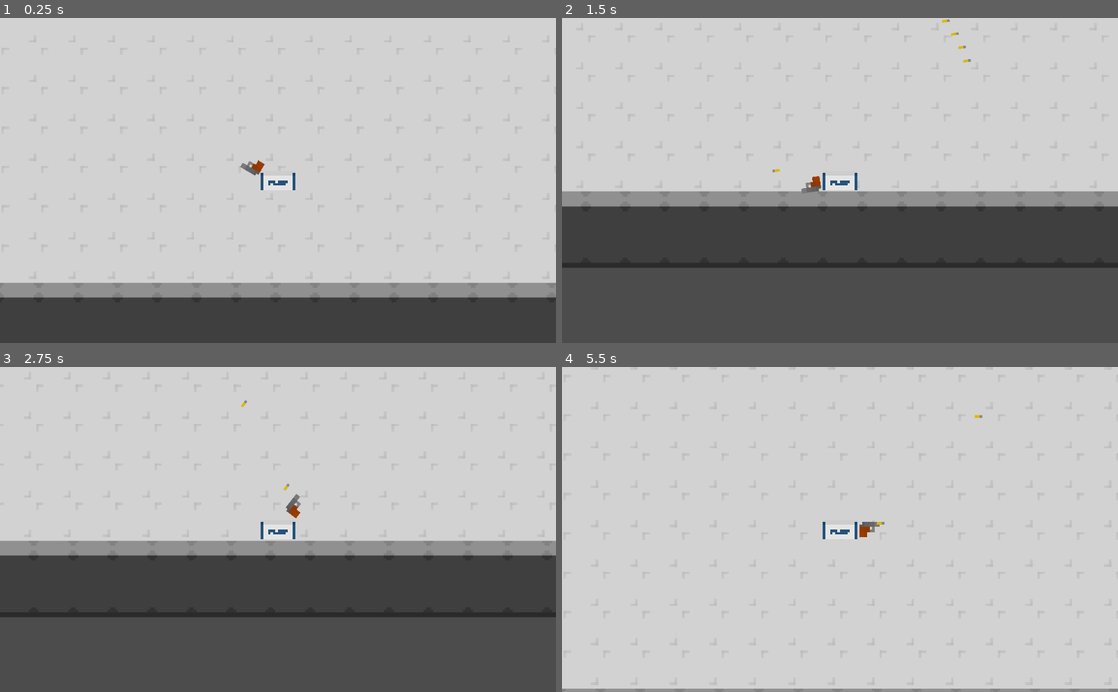
Above: before the commit, frames 1-4 (two rows, left to right).
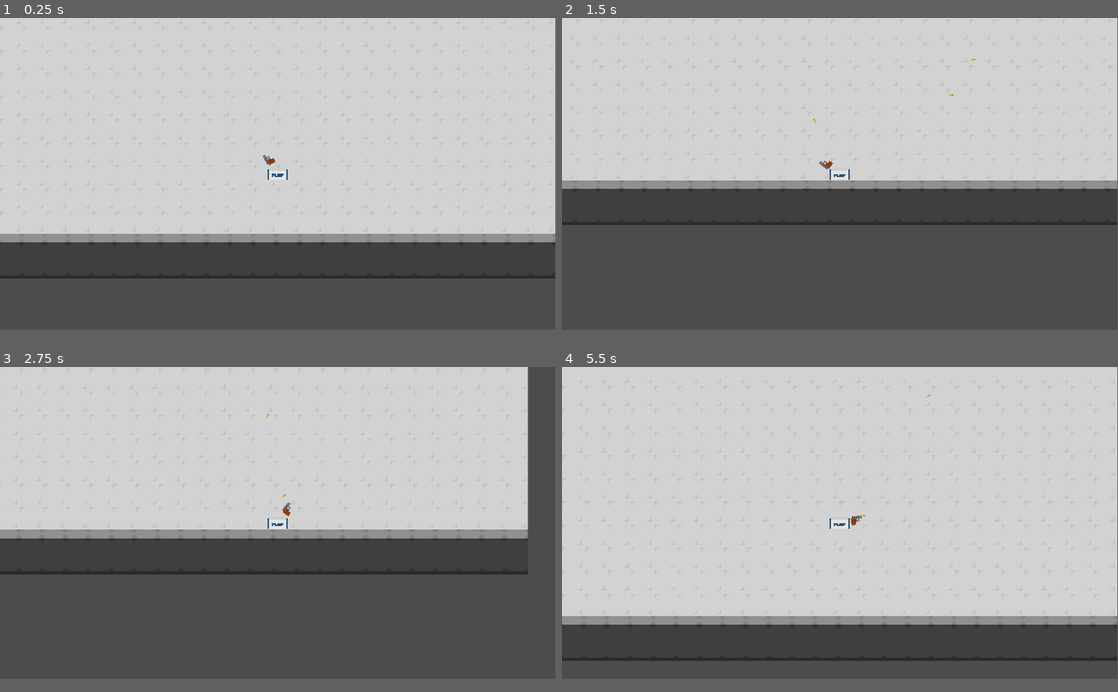
Above: after the commit, the same moments.

Repository: CUBE-The-Final-Shape/Destroying-Horrible
Game: Godot game, scene res://Scenes/Main.tscn
The game is run twice, just before and just after one commit, with the same random seed, the same clock (stepped at 60 frames per second) and the same inputs.
Inputs (mouse positions are in pixels of both pictures, inside the frame that each line leads up to):
- Up to frame 1 (0.25 s): no input
- Up to frame 2 (1.5 s): move the mouse to (962, 164) at 0.52 s; press the mouse at (962, 164) at 0.53 s; hold D (right) 0.53-1.28 s; move the mouse to (728, 196) at 1.27 s; release the mouse at (728, 196) at 1.28 s; hold S (down) from 1.28 s (still down); click (728, 196) at 1.35 s
- Up to frame 3 (2.75 s): tap Enter at 2 s; move the mouse to (333, 458) at 2.02 s; release S (down) at 2.03 s; press the mouse at (333, 458) at 2.03 s; hold D (right) from 2.03 s (still down)
- Up to frame 4 (5.5 s): move the mouse to (812, 594) at 2.77 s; release D (right) at 2.78 s; release the mouse at (812, 594) at 2.78 s; hold W (up) 2.78-3.53 s; click (812, 594) at 2.85 s; move the mouse to (1006, 578) at 3.52 s; press the mouse at (1006, 578) at 3.53 s; hold A (left) 3.53-5.03 s; move the mouse to (673, 480) at 4.27 s; release the mouse at (673, 480) at 4.28 s; click (673, 480) at 4.35 s; move the mouse to (867, 529) at 5.02 s; press the mouse at (867, 529) at 5.03 s; hold S (down) from 5.03 s (still down)
In our replay, the window is 800x468 before the commit and 799x449 after it. These sizes can differ from the game's own. Grey fills any space a smaller window leaves; there, only what the larger window draws over its background counts as a difference.

The runs differ from the first frame. In frame 1, 20% of the frame differs, in the area x 0-100%, y 0-88%; in frame 2, 9.8%; in frame 3, 13%; in frame 4, 21%, in the area x 0-100%, y 8-100%.

Commit message:
Small changes

Diff:
--- a/Scenes/gun_script.gd
+++ b/Scenes/gun_script.gd
@@ -1,13 +1,17 @@
 extends KinematicBody2D
 
-export var bullet_speed = 200
+export var bullet_speed = 300
 export var fire_rate = 0.2
 
 var bullet = preload("res://Scenes/Bullet.tscn")
 var can_fire = true
 
+var mousepositoion
+
 func _process(delta):
-	look_at(get_global_mouse_position())
+	mousepositoion = get_local_mouse_position()
+	rotation+= mousepositoion.angle() * 0.1
+
 
 	if Input.is_action_pressed("fire") and can_fire:
 		var bullet_instance = bullet.instance()
--- a/Scenes/player.tscn
+++ b/Scenes/player.tscn
@@ -8,32 +8,32 @@
 [sub_resource type="RectangleShape2D" id=1]
 extents = Vector2( 7, 4 )
 
-[node name="KinematicBody2D" type="KinematicBody2D"]
+[node name="Player" type="KinematicBody2D"]
 script = ExtResource( 2 )
 speed = 4000
 
-[node name="Sprite" type="Sprite" parent="."]
+[node name="PlayerSprite" type="Sprite" parent="."]
 texture = ExtResource( 1 )
 
-[node name="CollisionShape2D" type="CollisionShape2D" parent="."]
+[node name="PlayerCollision" type="CollisionShape2D" parent="."]
 position = Vector2( 0, 4 )
 shape = SubResource( 1 )
 
-[node name="RemoteTransform2D" type="RemoteTransform2D" parent="."]
+[node name="Camera_anchor" type="RemoteTransform2D" parent="."]
 position = Vector2( 0, 4 )
-remote_path = NodePath("../Camera2D")
+remote_path = NodePath("../Main_Camera")
 
-[node name="Camera2D" type="Camera2D" parent="."]
+[node name="Main_Camera" type="Camera2D" parent="."]
 position = Vector2( 0, 4 )
 current = true
-zoom = Vector2( 0.22, 0.22 )
+zoom = Vector2( 0.2, 0.2 )
 smoothing_speed = 15.0
 
 [node name="Gun" type="KinematicBody2D" parent="."]
 position = Vector2( 0, 4 )
 script = ExtResource( 4 )
 
-[node name="Sprite" type="Sprite" parent="Gun"]
+[node name="Gun_Sprite" type="Sprite" parent="Gun"]
 position = Vector2( 12, 0 )
 texture = ExtResource( 3 )
 
--- a/project.godot
+++ b/project.godot
@@ -13,6 +13,11 @@
 config/name="Destroying-Horrible"
 run/main_scene="res://Scenes/Main.tscn"
 config/icon="res://icon.png"
+
+[display]
+
+window/size/width=1920
+window/size/height=1080
 
 [gui]
 
Binary file added: sprites/crosshair.png
Not shown, added: sprites/crosshair.png.import
